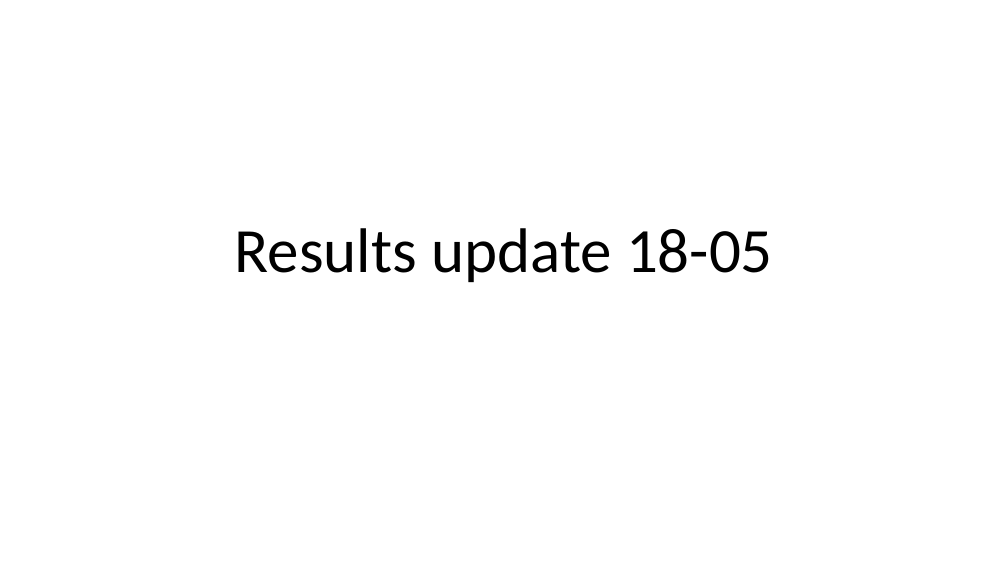
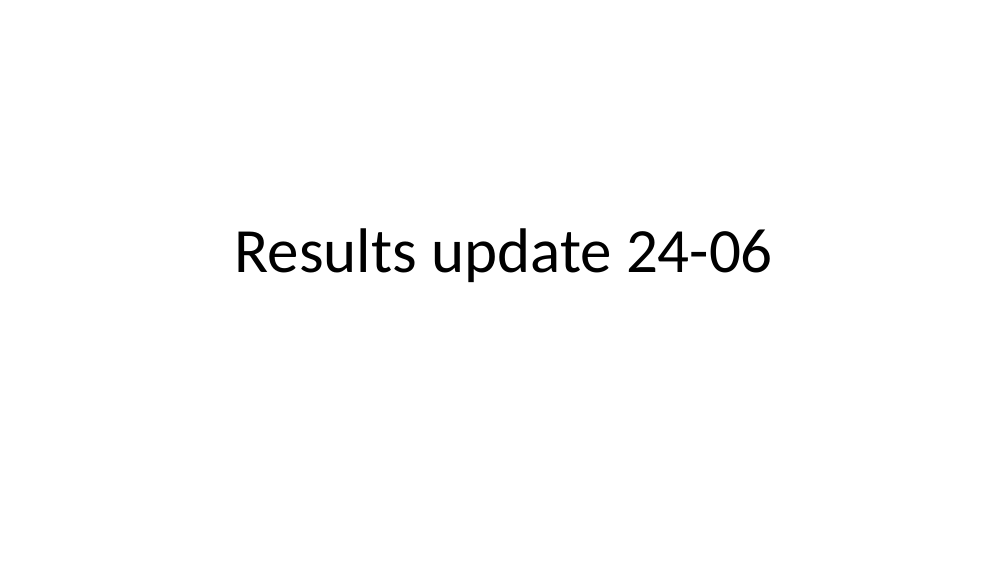
Before and after one commit to COSIN3-UOC/Hodge_decomposition, a slide deck: slide 1 of results_04_05.pptx. Drawn at 1008x567 pixels with LibreOffice and Linux fonts; fonts in the diff are those of the drawing. Boxes give left, top, right and bottom in pixels: in the first picture for what was removed or moved away, otherwise in the second. Text is boxed around its words. In the diff, an @@ line names an element or a change of style, - is before the commit and + after.

```diff
--- a/results_04_05.pptx
+++ b/results_04_05.pptx
@@ title at (235, 228, 773, 282): text changed @@
-Results update 18-05
+Results update 24-06
```
Also in this commit, not shown: 1 other slide changed, 4 slides added, 47 other files.
